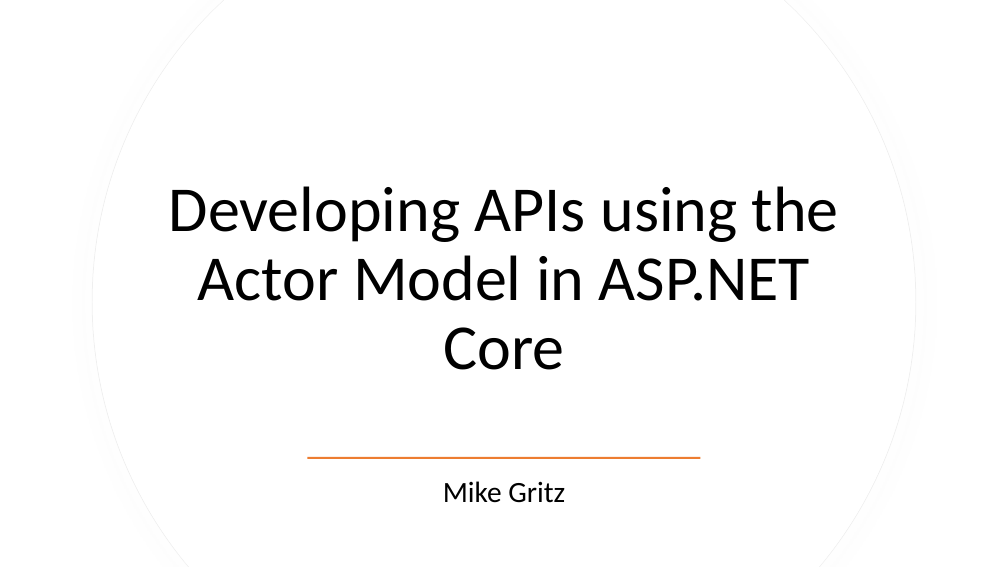
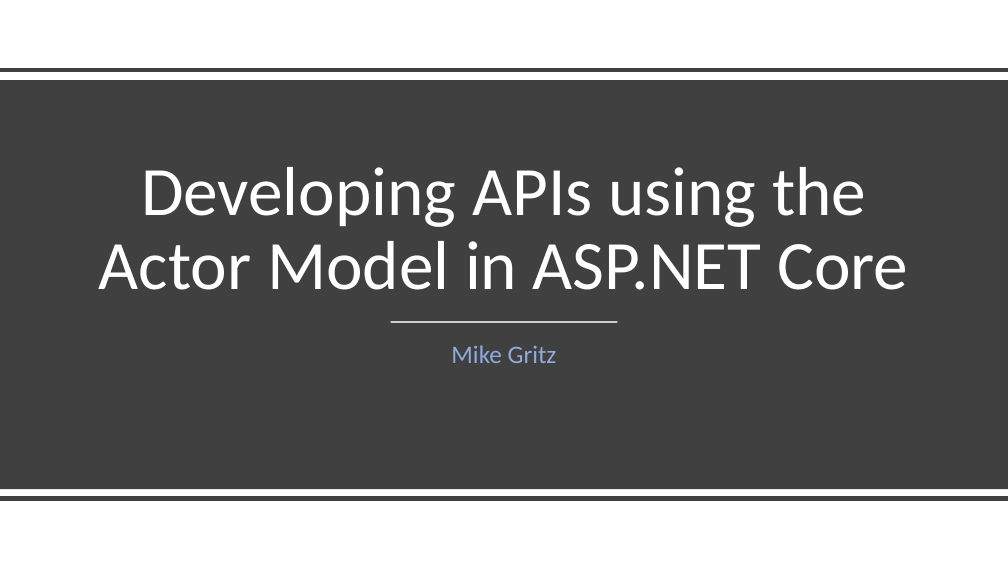
Before and after one commit to codeznstuff/ActorModelDemo, a slide deck: slide 1 of Docs/ActorModel.pptx. Drawn at 1008x567 pixels with LibreOffice and Linux fonts; fonts in the diff are those of the drawing. Boxes give left, top, right and bottom in pixels: in the first picture for what was removed or moved away, otherwise in the second. Text is boxed around its words. In the diff, an @@ line names an element or a change of style, - is before the commit and + after.

```diff
--- a/Docs/ActorModel.pptx
+++ b/Docs/ActorModel.pptx
@@ freeform shape removed at (x1=92, y1=0, x2=917, y2=567) @@
@@ freeform shape removed at (x1=93, y1=0, x2=916, y2=567) @@
@@ line added from (0, 70) to (1008, 70), #404040 4 pt @@
@@ rectangle added at (x1=0, y1=80, x2=1008, y2=489), fill #404040 @@
@@ title "Developing APIs using the Actor ..." moved from (x1=169, y1=186, x2=839, y2=370) to (x1=99, y1=167, x2=908, y2=290) @@
@@ title "Developing APIs using the Actor ..." at (x1=99, y1=167, x2=908, y2=290): size 61 to 66 pt, text colour #000000 to #FFFFFF; vertical alignment middle to bottom @@
@@ line added from (391, 322) to (618, 322), #FFFFFF 1.5 pt @@
@@ subtitle "Mike Gritz" moved from (x1=443, y1=481, x2=565, y2=503) to (x1=451, y1=345, x2=557, y2=363) @@
@@ subtitle "Mike Gritz" at (x1=451, y1=345, x2=557, y2=363): size 28 to 24 pt, text colour #000000 to #8FAADC; vertical alignment middle to top @@
@@ rectangle removed at (x1=308, y1=457, x2=701, y2=459) @@
@@ line added from (0, 498) to (1008, 498), #404040 4 pt @@
```
Also in this commit, not shown: 6 other slides changed, 4 slides added, 4 slides removed.
